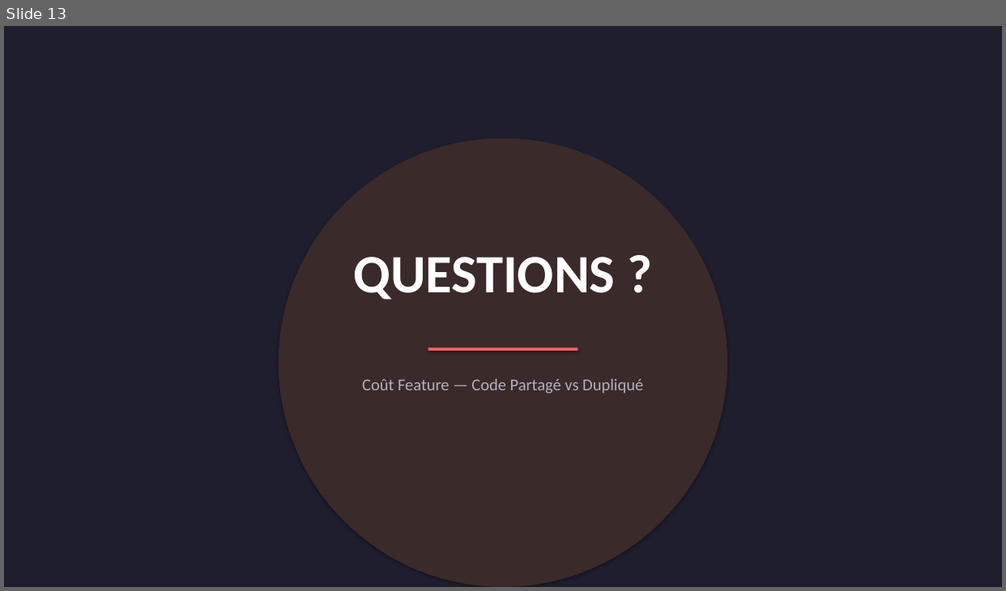
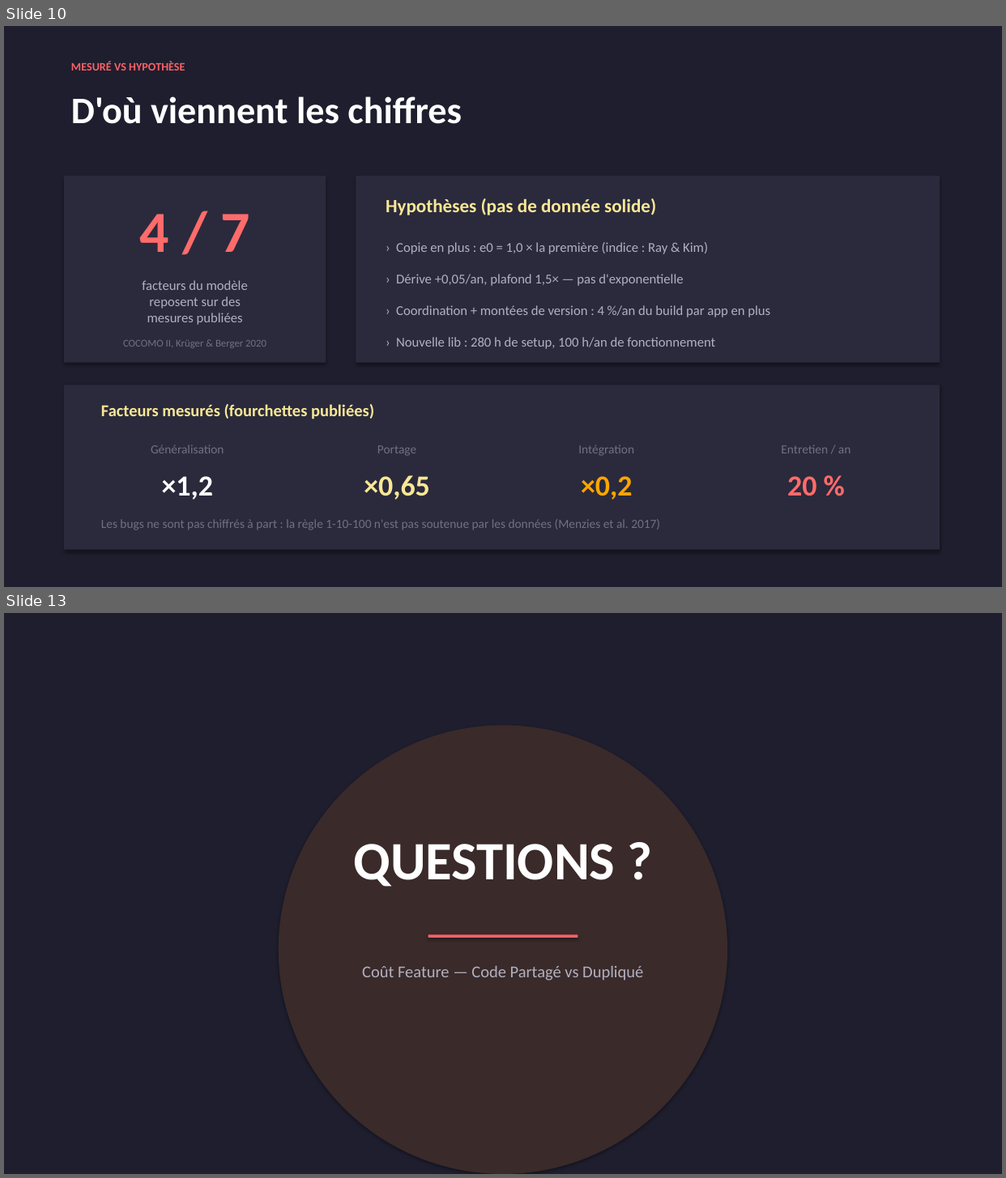
Before and after one commit to xeewi/noMigrationCost, a slide deck: docs/FR/Cout-Feature-Partage-vs-Duplication.pptx. Shown one above the other, each under a label of ours: slide 13 before the commit, slides 10 and 13 after it; the slides between them are not shown. The pictures are 1006x591 and 1006x1178 pixels, drawn with LibreOffice and Linux fonts; fonts in the diff are those of the drawing. Boxes give left, top, right and bottom in pixels: in the first picture for what was removed or moved away, otherwise in the second. Text is boxed around its words. In the diff, an @@ line names an element or a change of style, - is before the commit and + after.

```diff
--- a/docs/FR/Cout-Feature-Partage-vs-Duplication.pptx
+++ b/docs/FR/Cout-Feature-Partage-vs-Duplication.pptx
@@ slide 10 added at [4,26,1002,587], background #1E1E2E @@
@@ text added at [71,61,185,71], 11 pt, text #F96167, bold @@
+MESURÉ VS HYPOTHÈSE
@@ text added at [71,96,462,124], 36 pt, text #FFFFFF, bold @@
+D'où viennent les chiffres
@@ rectangle added at [64,176,326,363], fill #2A2A3C @@
@@ rectangle added at [356,176,940,363], fill #2A2A3C @@
@@ text added at [139,214,249,252], 56 pt, text #FF6B6B, bold @@
+4 / 7
@@ text added at [386,199,656,216], 18 pt, text #F9E795, bold @@
+Hypothèses (pas de donnée solide)
@@ text added at [396,242,708,254], 13 pt, text #B0B0C0 @@
+› Copie en plus : e0 = 1,0 × la première (indice : Ray & Kim)
@@ text added at [142,280,248,325], 13 pt, text #B0B0C0 @@
+facteurs du modèle
+reposent sur des
+mesures publiées
@@ text added at [396,274,683,286], 13 pt, text #B0B0C0 @@
+› Dérive +0,05/an, plafond 1,5× — pas d'exponentielle
@@ text added at [396,305,770,318], 13 pt, text #B0B0C0 @@
+› Coordination + montées de version : 4 %/an du build par app en plus
@@ text added at [123,340,266,348], 10 pt, text #707080 @@
+COCOMO II, Krüger & Berger 2020
@@ text added at [396,337,715,349], 13 pt, text #B0B0C0 @@
+› Nouvelle lib : 280 h de setup, 100 h/an de fonctionnement
@@ rectangle added at [64,386,940,550], fill #2A2A3C @@
@@ text added at [101,404,374,420], 16 pt, text #F9E795, bold @@
+Facteurs mesurés (fourchettes publiées)
@@ text added at [151,446,224,454], 12 pt, text #707080 @@
+Généralisation
@@ text added at [377,446,416,456], 12 pt, text #707080 @@
+Portage
@@ text added at [578,446,634,456], 12 pt, text #707080 @@
+Intégration
@@ text added at [781,446,850,454], 12 pt, text #707080 @@
+Entretien / an
@@ text added at [162,476,213,500], 28 pt, text #FFFFFF, bold @@
+×1,2
@@ text added at [364,476,430,500], 28 pt, text #F9E795, bold @@
+×0,65
@@ text added at [581,476,632,500], 28 pt, text #FFA500, bold @@
+×0,2
@@ text added at [787,476,816,497], 28 pt, text #FF6B6B, bold @@
+20 %
@@ text added at [101,519,660,531], 12 pt, text #707080 @@
+Les bugs ne sont pas chiffrés à part : la règle 1-10-100 n'est pas soutenue par les données (Menzies et al. 2017)
```
Also in this commit, not shown: 10 slides changed, 1 other slide added, 2 slides removed, 4 other files.
